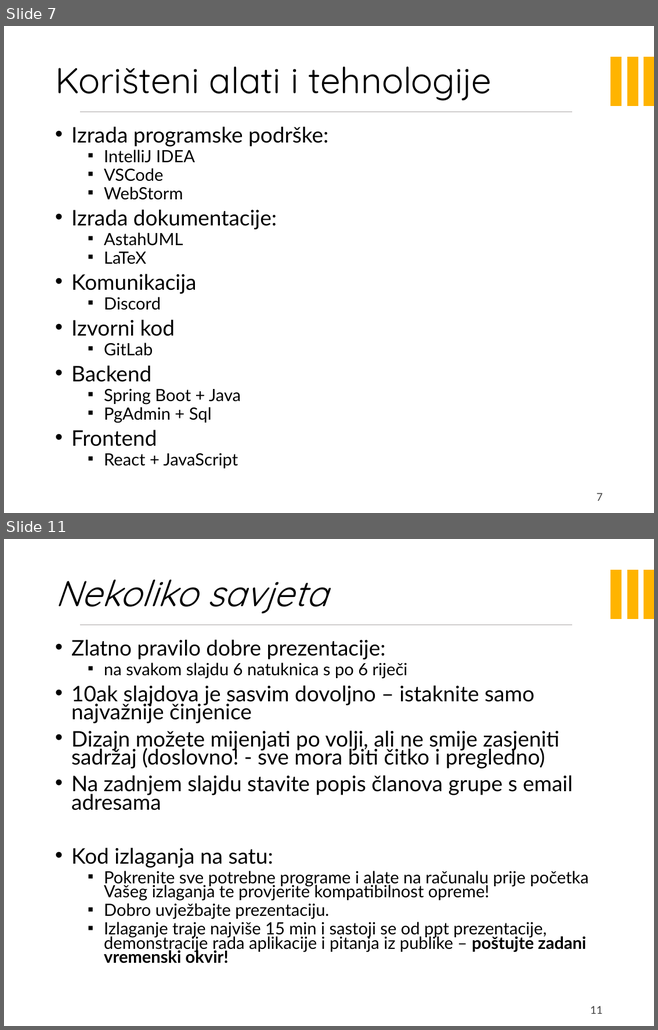
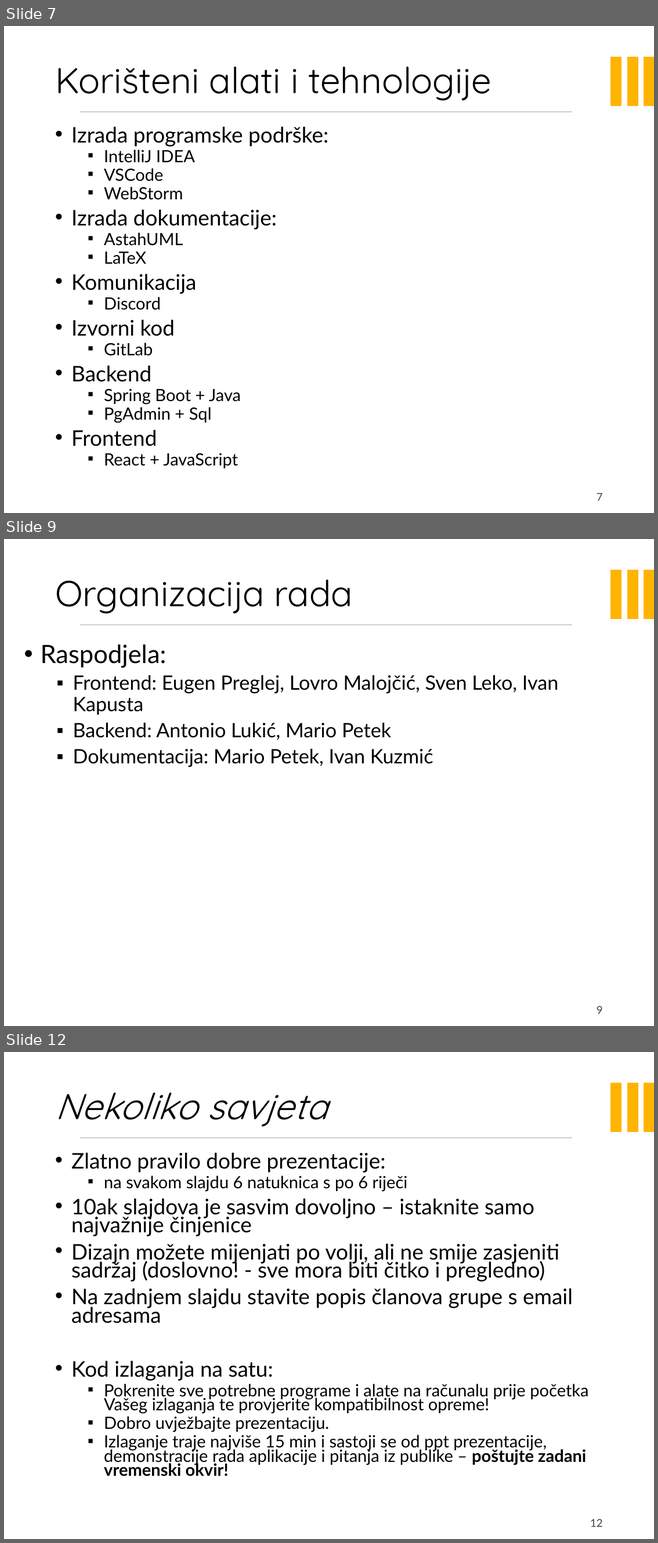
Before and after one commit to sleko01/cuvari-pasa, a slide deck: PrezentacijaProjekata.pptx. Shown one above the other, each under a label of ours: slides 7 and 11 before the commit, slides 7, 9 and 12 after it; the slides between them are not shown. The pictures are 658x1030 and 658x1543 pixels, drawn with LibreOffice and Linux fonts; fonts in the diff are those of the drawing; background and template pictures are left out. Boxes give left, top, right and bottom in pixels: in the first picture for what was removed or moved away, otherwise in the second. Text is boxed around its words. In the diff, an @@ line names an element or a change of style, - is before the commit and + after.

```diff
--- a/PrezentacijaProjekata.pptx
+++ b/PrezentacijaProjekata.pptx
@@ slide 9 added at (x1=4, y1=539, x2=654, y2=1026), background picture (left out); not listed: 4 template elements that a slide beside it also shows @@
@@ title added at (x1=55, y1=580, x2=353, y2=614), 40 pt, text #000000 @@
+Organizacija rada
@@ text added at (x1=41, y1=645, x2=558, y2=768), 22 pt, text #000000 @@
+• Raspodjela:
+  ▪ Frontend: Eugen Preglej, Lovro Malojčić, Sven Leko, Ivan Kapusta
+  ▪ Backend: Antonio Lukić, Mario Petek
+  ▪ Dokumentacija: Mario Petek, Ivan Kuzmić
@@ page number added at (x1=596, y1=1006, x2=603, y2=1014), 12 pt, text #404040 @@
+9
@@ what was slide 11 is now slide 12 @@
@@ page number at (x1=590, y1=1519, x2=603, y2=1527): text changed @@
-11
+12
```
Also in this commit, not shown: 3 slides changed, 1 other slide added, 1 slide removed.
